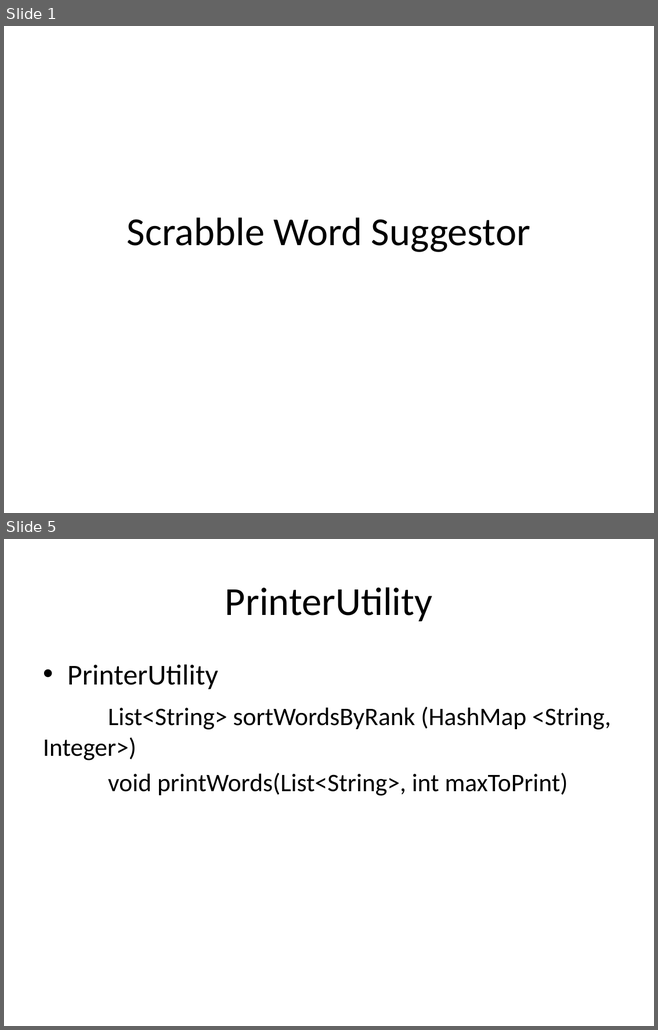
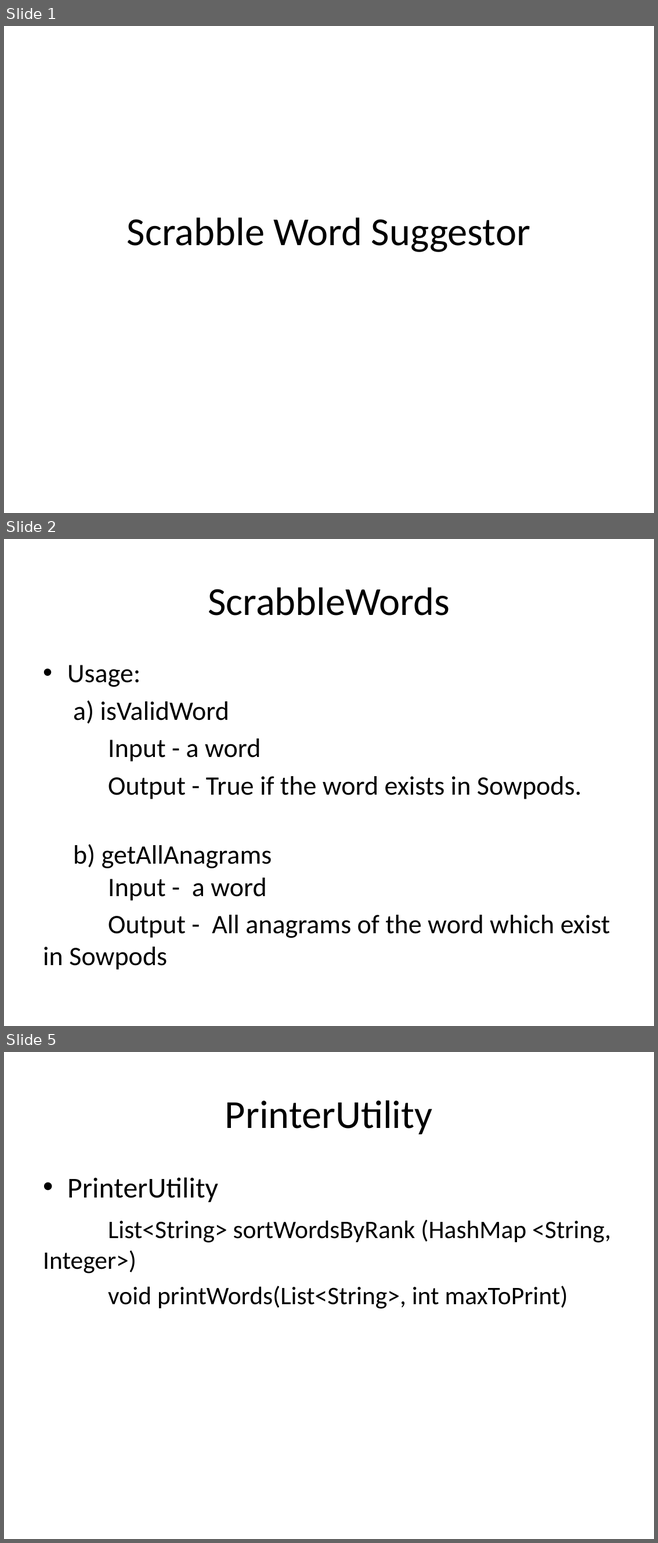
Before and after one commit to apoorvumang/Scrabble, a slide deck: Scrabble Word Suggestor.pptx. Shown one above the other, each under a label of ours: slides 1 and 5 before the commit, slides 1, 2 and 5 after it; the slides between them are not shown. The pictures are 658x1030 and 658x1543 pixels, drawn with LibreOffice and Linux fonts; fonts in the diff are those of the drawing. Boxes give left, top, right and bottom in pixels: in the first picture for what was removed or moved away, otherwise in the second. Text is boxed around its words. In the diff, an @@ line names an element or a change of style, - is before the commit and + after.

```diff
--- a/Scrabble Word Suggestor.pptx
+++ b/Scrabble Word Suggestor.pptx
@@ slide 2 added at bbox=[4, 539, 654, 1026], background #FFFFFF @@
@@ title added at bbox=[208, 587, 449, 616], 44 pt, text #000000 @@
+ScrabbleWords
@@ text added at bbox=[43, 665, 610, 970], 29.6 pt, text #000000 @@
+• Usage:
+a) isValidWord
+Input - a word
+Output - True if the word exists in Sowpods.
+b) getAllAnagrams
+Input - a word
+Output - All anagrams of the word which exist in Sowpods
```
Also in this commit, not shown: 2 slides changed, 1 other slide added, 1 slide removed, 8 other files.
